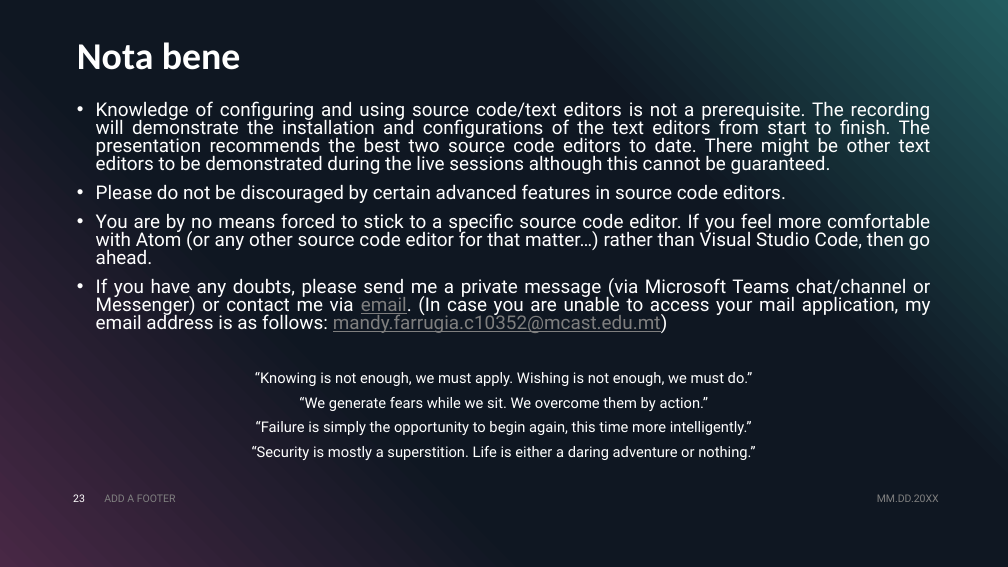
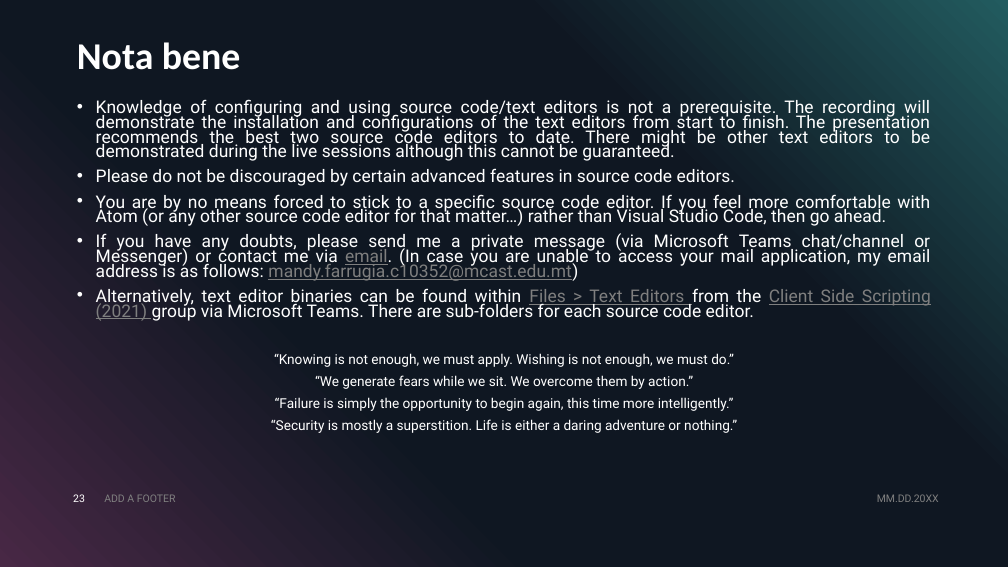
Before and after one commit to mandyfarrugia2001/webdevtuts, a slide deck: slide 23 of Presentations/3. Installing text editors.pptx. Drawn at 1008x567 pixels with LibreOffice and Linux fonts; fonts in the diff are those of the drawing. Boxes give left, top, right and bottom in pixels: in the first picture for what was removed or moved away, otherwise in the second. Text is boxed around its words. In the diff, an @@ line names an element or a change of style, - is before the commit and + after.

Commit message:
Added further information regarding location text editors within MS Teams.

```diff
--- a/Presentations/3. Installing text editors.pptx
+++ b/Presentations/3. Installing text editors.pptx
@@ text at (96,99,931,433): size 18 to 16.6 pt in "Knowledge of configuring and using source code/text ...", "Please do not be discouraged by certain ...", "You are by no means forced to ...", "If you have any doubts, please send ..."; size 14 to 12.9 pt in "“Knowing is not enough, we must apply. ...", "“We generate fears while we sit. We ...", "“Failure is simply the opportunity to begin ...", "“Security is mostly a superstition. Life is ..."; line spacing 0.8 to 0.7 @@
@@ text at (96,288,931,321): paragraph added @@
+• Alternatively, text editor binaries can be found within Files > Text Editors from the Client Side Scripting (2021) group via Microsoft Teams. There are sub-folders for each source code editor.
```
